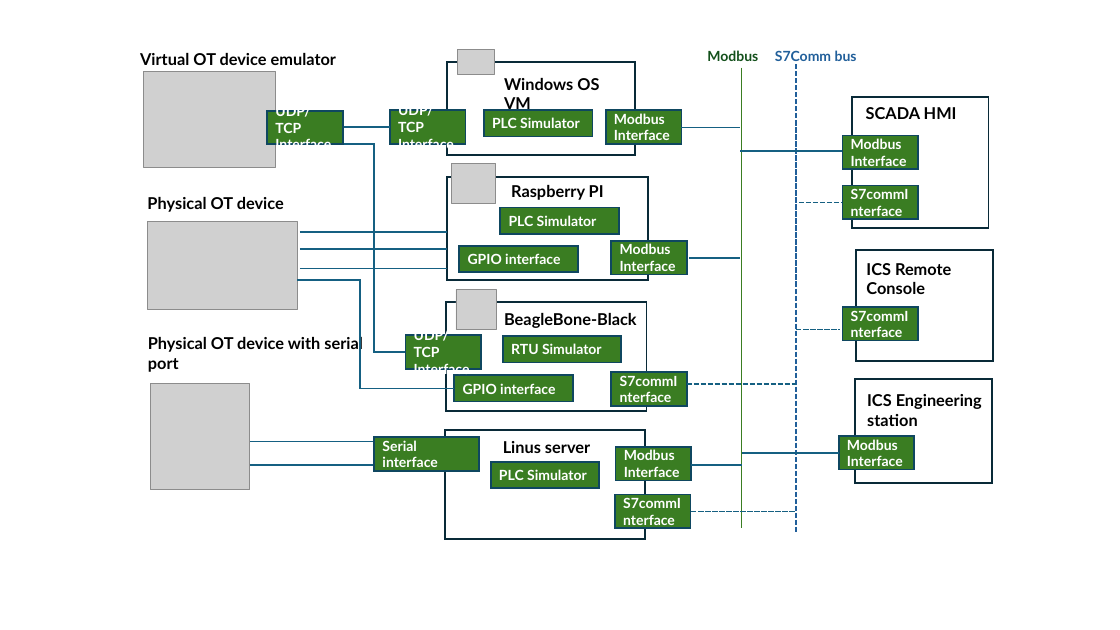
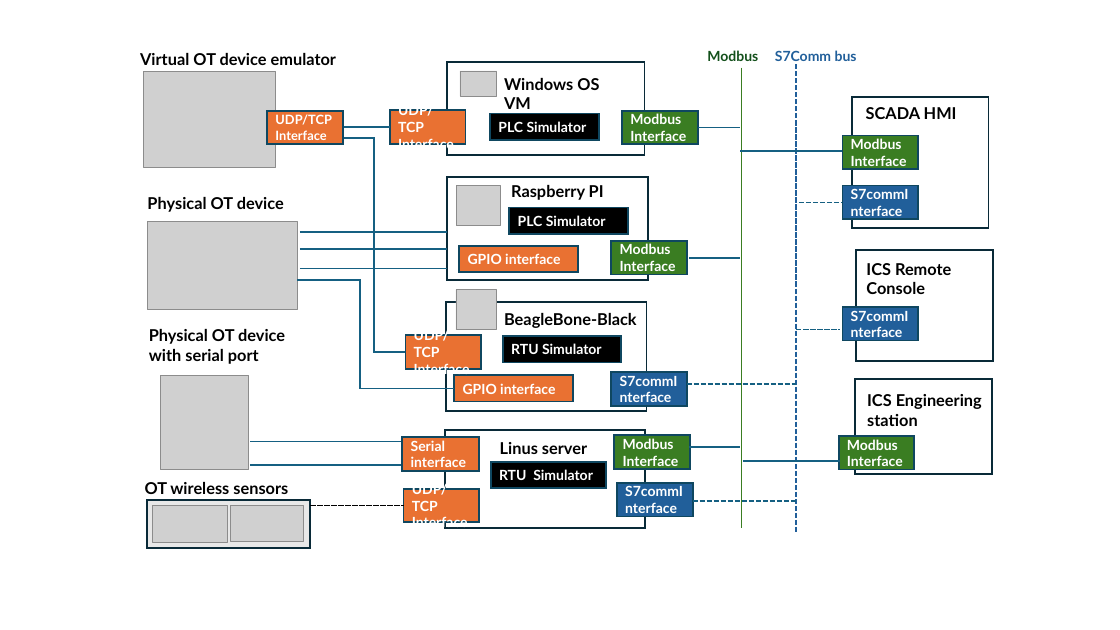
Before and after one commit to LiuYuancheng/PLC_and_RTU_Simulator, a slide deck: slide 2 of doc/designDoc.pptx. Drawn at 1120x630 pixels with LibreOffice and Linux fonts; fonts in the diff are those of the drawing; grey boxes stand for pictures. Boxes give left, top, right and bottom in pixels: in the first picture for what was removed or moved away, otherwise in the second. Text is boxed around its words. In the diff, an @@ line names an element or a change of style, - is before the commit and + after.

```diff
--- a/doc/designDoc.pptx
+++ b/doc/designDoc.pptx
@@ rectangle: place and size @@
-rectangle at <box>448,62,635,155</box>
+rectangle at <box>448,62,645,155</box>
@@ picture: place and size @@
-picture at <box>458,49,495,74</box>
+picture at <box>460,71,497,96</box>
@@ rectangle "UDP/TCP Interface" at <box>267,111,343,145</box>: size 12 to 11 pt; fill #3B7D23 to #E97132 @@
@@ elbow line (406, 352) - (305, 111): route changed @@
@@ rectangle "PLC Simulator": place and size @@
-rectangle "PLC Simulator" at <box>484,110,592,136</box>
+rectangle "PLC Simulator" at <box>491,113,599,139</box>
@@ rectangle "Modbus Interface": place and size @@
-rectangle "Modbus Interface" at <box>606,110,681,144</box>
+rectangle "Modbus Interface" at <box>623,111,698,145</box>
@@ line moved from (681, 128) - (740, 128) to (698, 128) - (740, 128) @@
@@ picture: place and size @@
-picture at <box>452,163,496,204</box>
+picture at <box>456,186,500,227</box>
@@ rectangle "PLC Simulator": place and size @@
-rectangle "PLC Simulator" at <box>501,208,619,234</box>
+rectangle "PLC Simulator" at <box>509,208,628,234</box>
@@ text "Physical OT device with serial ..." rewrapped from <box>148,335,363,372</box> to <box>149,329,285,364</box> @@
@@ picture: place and size @@
-picture at <box>150,383,250,490</box>
+picture at <box>160,376,249,470</box>
@@ rectangle: place and size @@
-rectangle at <box>855,379,992,483</box>
+rectangle at <box>855,379,992,474</box>
@@ fill #3B7D23 to #E97132 in 5 elements at <box>390,110,465,144</box>, <box>460,246,578,272</box>, <box>455,376,573,402</box>, <box>406,335,481,369</box>, <box>402,438,479,471</box> @@
@@ rectangle "Serial interface": place and size @@
-rectangle "Serial interface" at <box>375,438,479,471</box>
+rectangle "Serial interface" at <box>402,438,479,471</box>
@@ rectangle: place and size @@
-rectangle at <box>445,430,646,539</box>
+rectangle at <box>445,430,646,528</box>
@@ line moved from (691, 465) - (742, 465) to (690, 447) - (740, 447) @@
@@ fill #3B7D23 to #000000 in 4 elements at <box>503,336,622,362</box>, <box>509,208,628,234</box>, <box>491,113,599,139</box>, <box>491,462,606,488</box> @@
@@ rectangle "RTU Simulator": place and size @@
-rectangle "RTU Simulator" at <box>491,462,599,488</box>
+rectangle "RTU Simulator" at <box>491,462,606,488</box>
@@ text in rectangle at <box>499,469,593,480</box>: text changed @@
-PLC Simulator
+RTU Simulator
@@ line moved from (742, 453) - (839, 453) to (743, 461) - (840, 461) @@
@@ text added at <box>145,482,288,494</box>, 14 pt, text #000000, bold @@
+OT wireless sensors
@@ rectangle added at <box>147,500,310,548</box>, fill #E8E8E8, outline #092A39 1.5 pt @@
@@ picture added at <box>152,506,228,543</box> @@
@@ picture added at <box>230,506,303,542</box> @@
@@ line added from (310, 506) to (403, 506), #000000 1.5 pt dashed @@
@@ rectangle added at <box>403,489,479,523</box>, fill #E97132, outline #104760 1.5 pt, 12 pt, text #FFFFFF, bold @@
+UDP/TCP Interface
@@ fill #3B7D23 to #215F9A in 4 elements at <box>612,372,687,406</box>, <box>843,186,918,219</box>, <box>843,308,918,341</box>, <box>617,483,692,517</box> @@
@@ 2 rectangles, 1 line: place and size @@
-2 rectangles, 1 line at <box>615,447,797,528</box>
+2 rectangles, 1 line at <box>614,435,798,517</box>
```
Also in this commit, not shown: 1 slide added, 2 other files.
